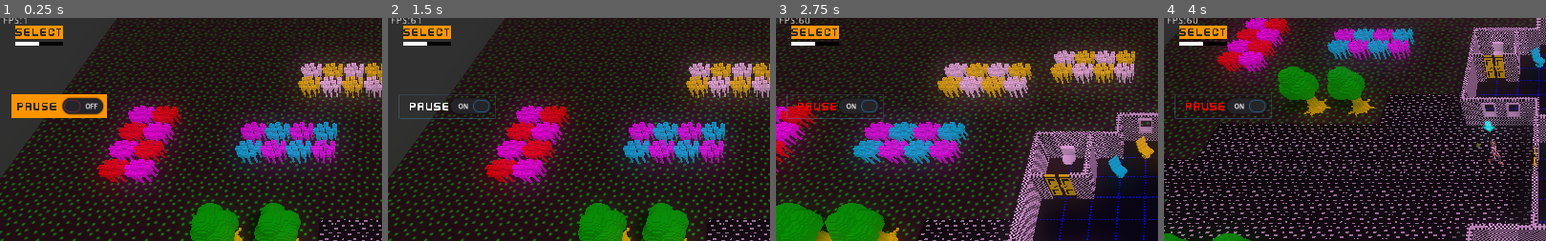
Above: before the commit, frames 1-4 (left to right).
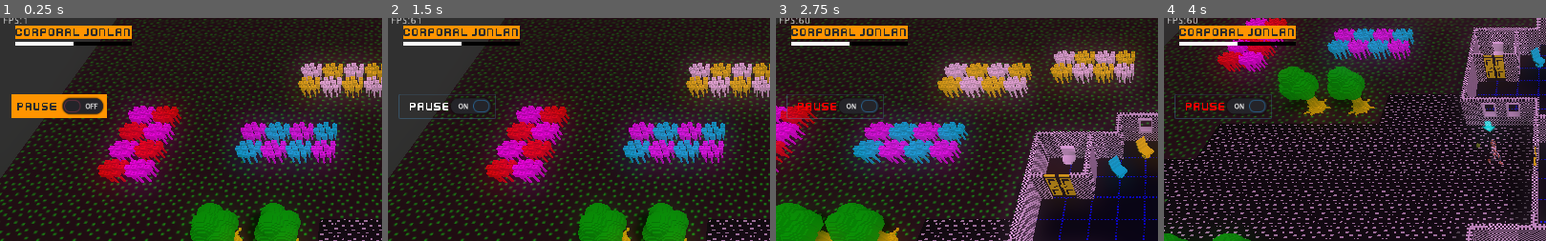
Above: after the commit, the same moments.

Repository: SteveSmith16384/LaserFodder
Game: Godot game, scene res://Main.tscn
Same seed, same stepped clock (60 frames per second), same inputs: the game is played once before the commit and once after it.
Inputs (mouse positions are % of the whole screen's width and height, from its top left):
- Up to frame 1 (0.25 s): no input
- Up to frame 2 (1.5 s): click "Select" (after the commit: "Corporal Jonlan") at 0.5 s; click "Pause" at 1.25 s
- Up to frame 3 (2.75 s): move the mouse to (72, 45) at 2.02 s; hold Right (ui_right) from 2.03 s (still down); tap G (grenade) at 2.1 s; click (72, 45) at 2.17 s
- Up to frame 4 (4 s): move the mouse to (30, 55) at 2.77 s; release Right (ui_right) at 2.78 s; hold Down (ui_down) 2.78-3.53 s; tap 1 (unit_1) at 2.85 s; move the mouse to (60, 28) at 3.52 s; hold Right (ui_right) from 3.53 s (still down); tap 2 (unit_2) at 3.6 s
The pictures show only the part of the screen within x 0-50%, y 1-51%; the shares and areas given below are measured in that part.

The runs differ from the first frame. In frame 1, 1.4% of the frame differs, in the area x 4-35%, y 3-13%; in frame 2, 1.4%; in frame 3, 1.5%; in frame 4, 1.6%.
Error in both runs: Invalid get index '1' (on base: 'Array'). (res://GameScene.gd:32)

Commit message:
Added UnitData

Diff:
--- a/src/Bullet.gd
+++ b/src/Bullet.gd
@@ -1,7 +1,7 @@
 class_name Bullet
 extends KinematicBody
 
-const SPEED = 20
+const SPEED = 20.0
 
 var is_gun
 var shooter
@@ -17,14 +17,14 @@
 	pass
 
 
-func _process(delta):
+func _physics_process(delta):
 	var dir = global_transform.basis.z * delta * -1 * SPEED
 	var col : KinematicCollision = move_and_collide(dir)
 	if col:
 		if col.collider != shooter:
-			var cbs = col.collider.find_node("CanBeShot", false)
-			if cbs != null:
-				cbs.dec_health(shooter, is_gun.damage)
+			var ud = col.collider.find_node("UnitData", false)
+			if ud != null:
+				ud.dec_health(shooter, is_gun.damage)
 			else:
 				#main.tiny_explosion(self)
 				pass
--- a/src/EnemyDroid.tscn
+++ b/src/EnemyDroid.tscn
@@ -10,6 +10,7 @@
 [ext_resource path="res://components/CanMove.tscn" type="PackedScene" id=8]
 [ext_resource path="res://components/IsGun.tscn" type="PackedScene" id=9]
 [ext_resource path="res://Sparks.tscn" type="PackedScene" id=10]
+[ext_resource path="res://components/UnitData.tscn" type="PackedScene" id=11]
 
 [sub_resource type="CylinderShape" id=1]
 height = 1.50772
@@ -54,7 +55,7 @@
 [node name="CheckCanSeeRay" parent="." instance=ExtResource( 7 )]
 transform = Transform( 1, 0, 0, 0, 1, 0, 0, 0, 1, 0, 1, 0 )
 
+[node name="UnitData" parent="." instance=ExtResource( 11 )]
+
 [connection signal="input_event" from="." to="." method="_on_EnemyDroid_input_event"]
 [connection signal="timeout" from="Death_Timer" to="." method="_on_Death_Timer_timeout"]
-[connection signal="killed" from="CanBeShot" to="." method="_on_CanBeShot_killed"]
-[connection signal="shot" from="CanBeShot" to="." method="_on_CanBeShot_shot"]
--- a/src/GameScene.gd
+++ b/src/GameScene.gd
@@ -115,8 +115,11 @@
 
 
 func _create_player(pos: Vector3):
+	var idx = get_tree().get_nodes_in_group("player").size()
+
 	var player:Spatial = player_class.instance()
 	player.translation = pos
+	player.get_node("UnitData").init(Globals.get_unit_name(idx))
 
 	#self.call_deferred("add_child", player)
 	$SternersHouse.add_child(player)
--- a/src/Globals.gd
+++ b/src/Globals.gd
@@ -18,10 +18,20 @@
 	pass
 
 
-func face(us: Spatial, player:Spatial, delta:float):
-	var us_pos = self.translation
-	var them_pos = player.translation
-	var wtransform = us.global_transform.looking_at(Vector3(them_pos.x, us_pos.y ,them_pos.z),Vector3(0,1,0))
-	var wrotation = Quat(us.global_transform.basis).slerp(Quat(wtransform.basis), delta*5)
-	us.global_transform = Transform(Basis(wrotation), us.global_transform.origin)
+func get_unit_name(idx:int) -> String:
+	match idx:
+		0: return "Corporal Jonlan"
+		1: return "Styke Vomit"
+		2: return "Leeder Krenon"
+		3: return "Private Anderson"
+		_: return "Private Stone"
 	pass
+
+
+#func face(us: Spatial, player:Spatial, delta:float):
+#	var us_pos = self.translation
+#	var them_pos = player.translation
+#	var wtransform = us.global_transform.looking_at(Vector3(them_pos.x, us_pos.y ,them_pos.z),Vector3(0,1,0))
+#	var wrotation = Quat(us.global_transform.basis).slerp(Quat(wtransform.basis), delta*5)
+#	us.global_transform = Transform(Basis(wrotation), us.global_transform.origin)
+#	pass
--- a/src/PlayerUnit.gd
+++ b/src/PlayerUnit.gd
@@ -54,26 +54,6 @@
 	pass
 
 
-func _on_CanBeShot_killed(shooter:Spatial):
-	#_stop_walking()
-	$Rotator.look_at(shooter.global_translation, Vector3.UP)
-	$Rotator.rotation_degrees.y -= 90
-	model.killed()
-	#todo emit_signal("stats_changed", self)
-	pass
-
-
-func _on_CanBeShot_shot(shooter:Spatial):
-	#_stop_walking()
-	$Rotator.look_at(shooter.global_translation, Vector3.UP)
-	$Rotator.rotation_degrees.y -= 90
-	model.shot()
-	model.get_node("BloodSplatter").activate()
-
-	if $IsPlayer.selected == false:
-		$CanShoot.current_target = shooter # todo - check priority of current target against new one?
-	pass
-
 
 func throw_grenade(dest:Vector3):
 	var offset:Vector3 = dest - self.global_translation
@@ -102,3 +82,25 @@
 func shoot_anim():
 	$Rotator/Spacesuit.shoot()
 	pass
+
+
+
+func _on_UnitData_shot(shooter:Spatial):
+	#_stop_walking()
+	$Rotator.look_at(shooter.global_translation, Vector3.UP)
+	$Rotator.rotation_degrees.y -= 90
+	model.shot()
+	model.get_node("BloodSplatter").activate()
+
+	if $IsPlayer.selected == false:
+		$CanShoot.current_target = shooter # todo - check priority of current target against new one?
+	pass
+
+
+func _on_UnitData_killed(shooter:Spatial):
+	#_stop_walking()
+	$Rotator.look_at(shooter.global_translation, Vector3.UP)
+	$Rotator.rotation_degrees.y -= 90
+	model.killed()
+	#todo emit_signal("stats_changed", self)
+	pass
--- a/src/PlayerUnit.tscn
+++ b/src/PlayerUnit.tscn
@@ -53,7 +53,6 @@
 [node name="CanMove" parent="." instance=ExtResource( 12 )]
 
 [node name="CanBeShot" parent="." instance=ExtResource( 4 )]
-transform = Transform( 1, 0, 3.55271e-15, 0, 1, 0, -3.55271e-15, 0, 1, 0.0653133, 1.46831, -2.22045e-16 )
 
 [node name="CanShoot" parent="." instance=ExtResource( 8 )]
 
@@ -74,5 +73,5 @@
 [node name="UnitData" parent="." instance=ExtResource( 14 )]
 
 [connection signal="input_event" from="." to="." method="_on_PlayerUnit_input_event"]
-[connection signal="killed" from="CanBeShot" to="." method="_on_CanBeShot_killed"]
-[connection signal="shot" from="CanBeShot" to="." method="_on_CanBeShot_shot"]
+[connection signal="killed" from="UnitData" to="." method="_on_UnitData_killed"]
+[connection signal="shot" from="UnitData" to="." method="_on_UnitData_shot"]
--- a/src/UI/UnitUIControl.gd
+++ b/src/UI/UnitUIControl.gd
@@ -8,6 +8,9 @@
 
 func init(player_:Spatial):
 	player = player_
+
+	var unit_data = player.get_node("UnitData")
+	$VBoxContainer/SelectButton.text = unit_data.unit_name
 	pass
 
 
--- a/src/components/CanBeShot.gd
+++ b/src/components/CanBeShot.gd
@@ -1,20 +1 @@
-extends Spatial
-
-export var armour : float = 50 # Reduces damage by this percent
-export var health : float = 100
-
-signal shot
-signal killed
-
-var killed = false
-
-func dec_health(shooter:Spatial, amt:float):
-	amt = amt * armour / 100
-	health -= amt
-	if health <= 0:
-		killed = true
-		get_parent().get_node("CollisionShape").disabled = true
-		emit_signal("killed", shooter)
-	else:
-		emit_signal("shot", shooter)
-	pass
+extends Node
--- a/src/components/CanBeShot.tscn
+++ b/src/components/CanBeShot.tscn
@@ -2,5 +2,5 @@
 
 [ext_resource path="res://components/CanBeShot.gd" type="Script" id=1]
 
-[node name="CanBeShot" type="Spatial"]
+[node name="CanBeShot" type="Node"]
 script = ExtResource( 1 )
--- /dev/null
+++ b/src/components/UnitData.gd
@@ -0,0 +1,25 @@
+extends Node
+
+signal shot
+signal killed
+
+var unit_name: String
+var armour : float = 50 # Reduces damage by this percent
+var health : float = 100
+var killed = false
+
+func init(name: String):
+	unit_name = name
+	pass
+
+
+func dec_health(shooter:Spatial, amt:float):
+	amt = amt * armour / 100
+	health -= amt
+	if health <= 0:
+		killed = true
+		get_parent().get_node("CollisionShape").disabled = true
+		emit_signal("killed", shooter)
+	else:
+		emit_signal("shot", shooter)
+	pass
--- a/src/components/UnitData.tscn
+++ b/src/components/UnitData.tscn
@@ -1,3 +1,6 @@
-[gd_scene format=2]
+[gd_scene load_steps=2 format=2]
+
+[ext_resource path="res://components/UnitData.gd" type="Script" id=1]
 
 [node name="UnitData" type="Node"]
+script = ExtResource( 1 )
--- a/src/systems/DroidAISystem.gd
+++ b/src/systems/DroidAISystem.gd
@@ -12,9 +12,8 @@
 
 func _process_entity(_delta: float, droid:KinematicBody):
 	#return # todo
-
-	var our_cbs = droid.get_node("CanBeShot")
-	if our_cbs.killed:
+	var unit_data = droid.get_node("UnitData")
+	if unit_data.killed:
 		# We're dead!
 		return
 
@@ -51,7 +50,7 @@
 		#var dist = entity.global_translation.distance_to(can_shoot.current_target.global_translation)
 		#var is_gun = can_shoot.current_weapon#.get_node("IsGun")
 		#if dist < is_gun.distance:
-		var shot_fired = can_shoot.shoot(can_shoot.current_target.global_translation)
+		var _shot_fired = can_shoot.shoot(can_shoot.current_target.global_translation)
 		#if shot_fired:
 			#entity.shoot_anim()
 			#return
--- a/src/systems/PlayerAISystem.gd
+++ b/src/systems/PlayerAISystem.gd
@@ -13,9 +13,8 @@
 
 
 func _process_player(player:KinematicBody, delta:float):
-	var can_be_shot = player.get_node("CanBeShot")
-
-	if can_be_shot.killed:
+	var unit_data = player.get_node("UnitData")
+	if unit_data.killed:
 		# We're dead
 		return
 
Not shown: 1 places in src/EnemyDroid.tscn that only renumber resources
